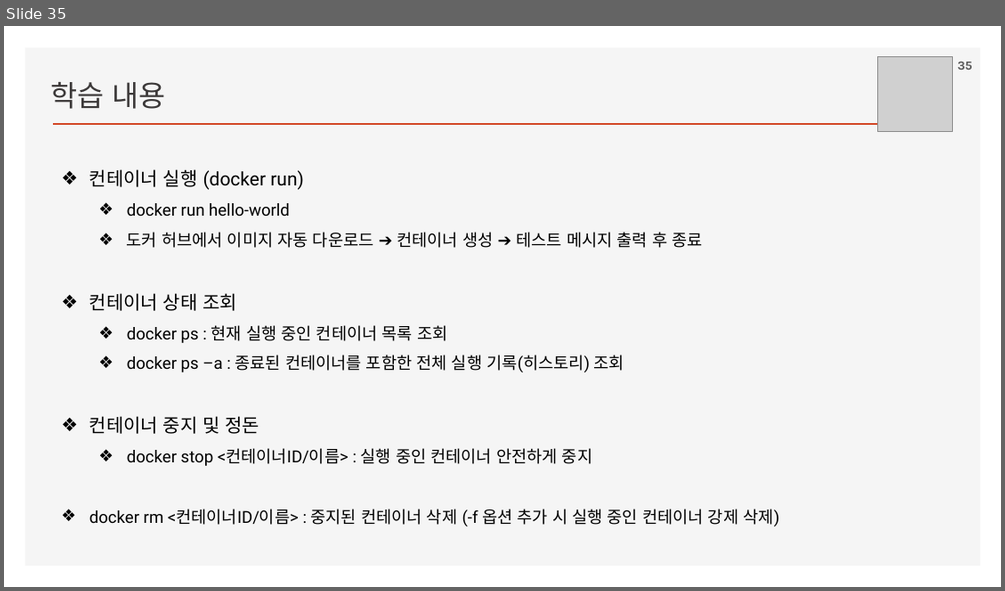
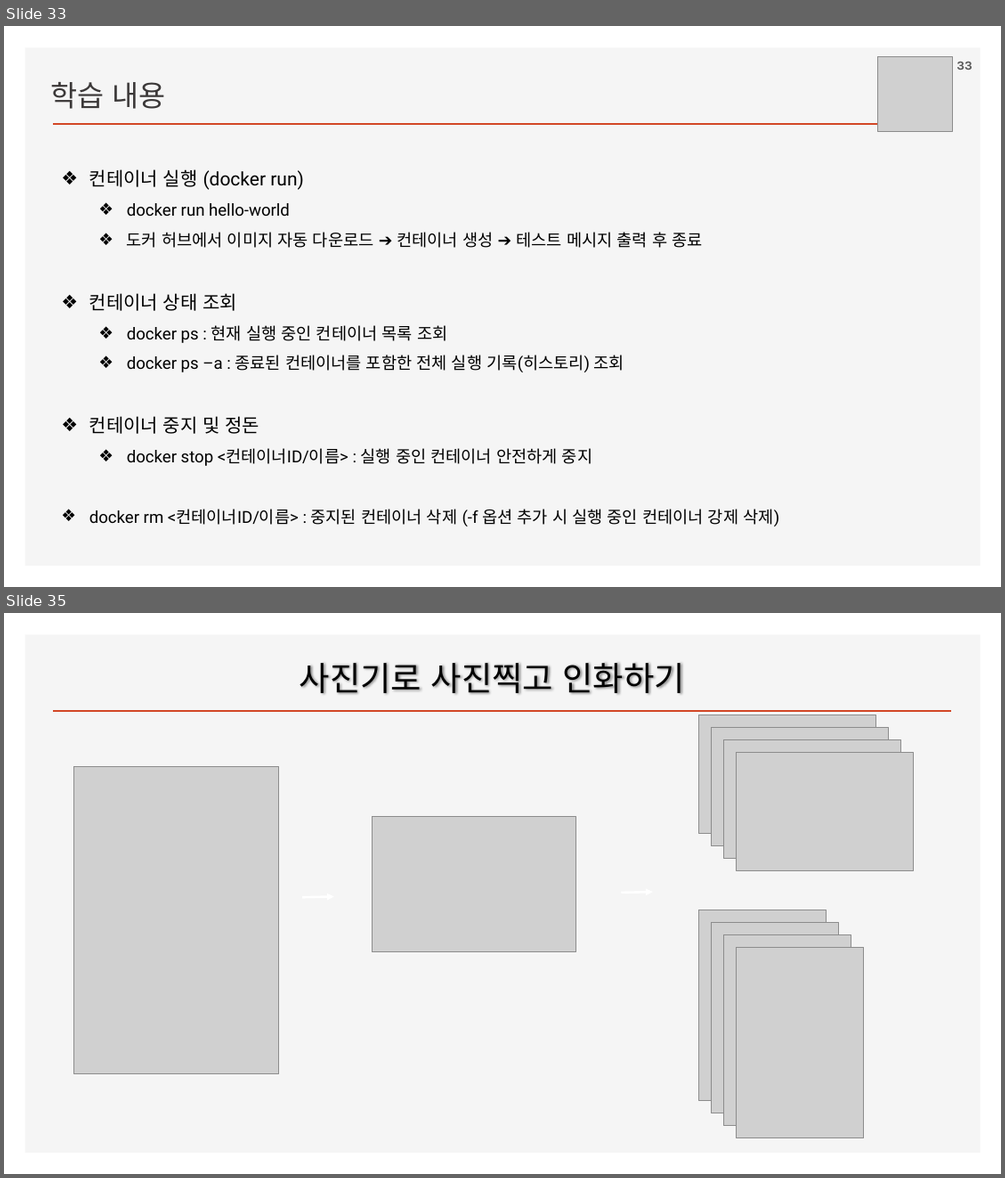
Before and after one commit to ancestor9/2026_Fall_Application-Deployment, a slide deck: App Deployment.pptx. Shown one above the other, each under a label of ours: slide 35 before the commit, slides 33 and 35 after it; the slides between them are not shown. The pictures are 1005x591 and 1005x1178 pixels, drawn with LibreOffice and Linux fonts; fonts in the diff are those of the drawing; grey boxes stand for pictures; background and template pictures are left out. Boxes give left, top, right and bottom in pixels: in the first picture for what was removed or moved away, otherwise in the second. Text is boxed around its words. In the diff, an @@ line names an element or a change of style, - is before the commit and + after.

```diff
--- a/App Deployment.pptx
+++ b/App Deployment.pptx
@@ slide 35 added at <box>4,613,1001,1174</box>, background #FFFFFF; not listed: 2 template elements that a slide beside it also shows @@
@@ title added at <box>299,663,685,694</box>, 32 pt, text #000000 @@
+사진기로 사진찍고 인화하기
@@ picture added at <box>699,715,876,834</box> @@
@@ picture added at <box>712,728,888,845</box> @@
@@ picture added at <box>724,740,900,859</box> @@
@@ picture added at <box>73,766,278,1074</box> @@
@@ picture added at <box>736,753,914,871</box> @@
@@ picture added at <box>372,817,576,952</box> @@
@@ arrow added from (302, 897) to (334, 896), #FFFFFF 2.25 pt @@
@@ arrow added from (621, 892) to (653, 892), #FFFFFF 2.25 pt @@
@@ picture added at <box>699,910,826,1101</box> @@
@@ picture added at <box>712,922,839,1112</box> @@
@@ picture added at <box>724,934,851,1126</box> @@
@@ picture added at <box>736,948,864,1138</box> @@
@@ what was slide 35 is now slide 33 @@
@@ page number at <box>956,62,971,70</box>: text changed @@
-35
+33
```
Also in this commit, not shown: 2 slides changed, 19 other slides added, 1 slide removed.
